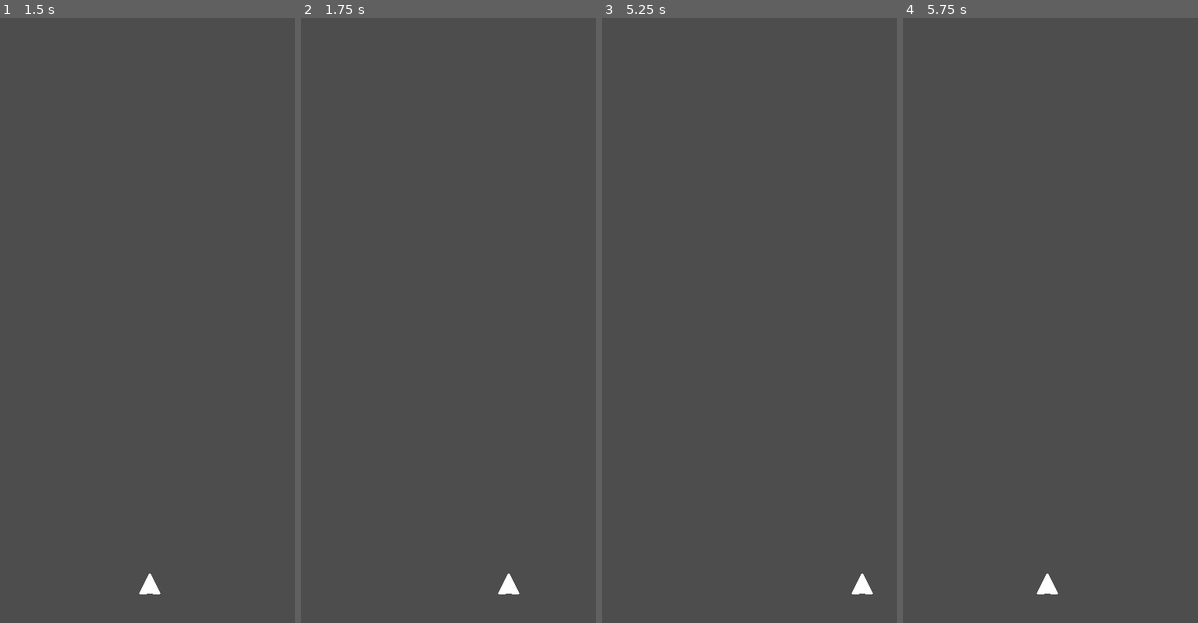
Above: before the commit, frames 1-4 (left to right).
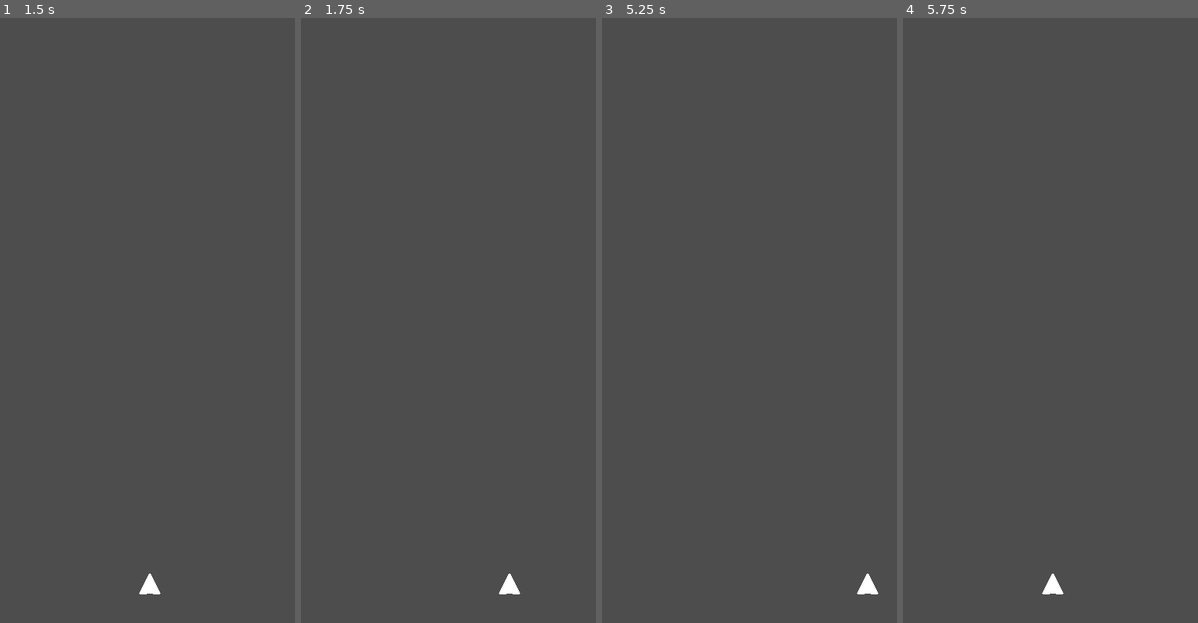
Above: after the commit, the same moments.

Repository: efevans/geometry-shooter-game
Game: Godot game, scene res://scenes/main_menu/main_menu.tscn
Same seed, same stepped clock (60 frames per second), same inputs: the game is played once before the commit and once after it.
Inputs:
- Up to frame 1 (1.5 s): click "Play" at 0.5 s; tap Enter at 1.25 s; hold D (move_right) from 1.28 s (still down)
- Up to frame 2 (1.75 s): keep holding D (move_right)
- Up to frame 3 (5.25 s): release D (move_right) at 2.03 s; hold S (move_down) 2.03-2.78 s; tap Space at 2.75, 4.25 s; hold D (move_right) 2.78-3.53 s; tap Enter at 3.5, 5 s; hold W (move_up) 3.53-4.28 s; hold A (move_left) from 4.28 s (still down)
- Up to frame 4 (5.75 s): keep holding A (move_left)

Frame 1 is identical in both runs. In frame 2, less than 0.1% of the frame differs, in the area x 66-75%, y 91-96%; in frame 3, 0.1%, in the area x 84-94%, y 91-96%; in frame 4, 0.1%.

Commit message:
Add player controller comments

Diff:
--- a/scenes/player/player.gd
+++ b/scenes/player/player.gd
@@ -1,9 +1,15 @@
 extends CharacterBody2D
 
 
+# Max velocity of the player. Think about this as "top speed".
+# Increase this to increase max speed, decrease to decrease max speed.
 const MAX_VELOCITY = 300.0
-const ACCELERATION = MAX_VELOCITY / 3
-const FRICTION = 35.0
+# Acceleration applied when the player inputs a movement.
+# Decrease the denomenator to "speed up faster", increase the denomenator to "speed up slower"
+const ACCELERATION = MAX_VELOCITY / 3.0
+# Friction applied every frame
+# Decrease the denomenator to slow down faster, increase the denomenator to slow down slower
+const FRICTION = MAX_VELOCITY / 10.0
 
 
 func _physics_process(delta: float) -> void:
